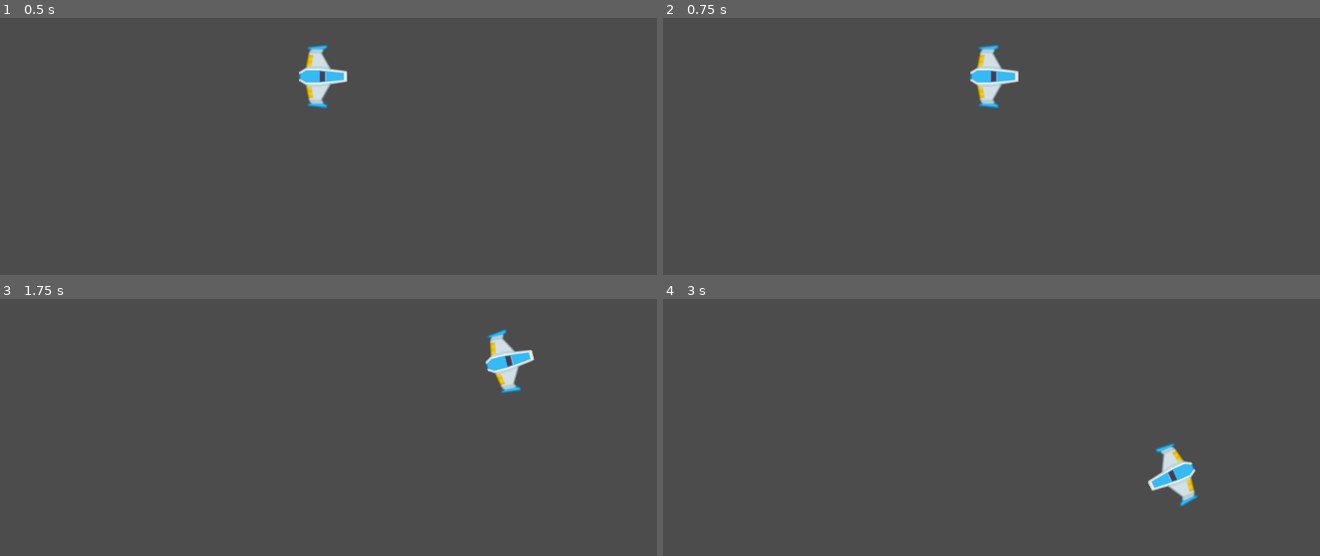
Above: before the commit, frames 1-4 (two rows, left to right).
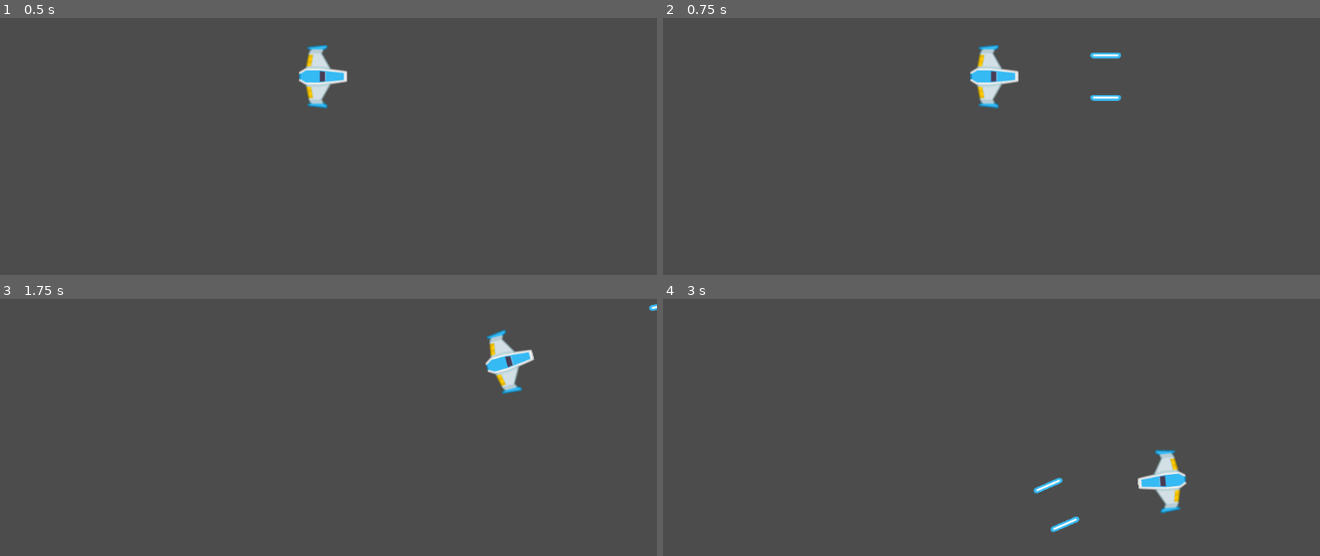
Above: after the commit, the same moments.

Repository: M1gu3lC/Juego_Meteoritos
Game: Godot game, scene res://Juego/Niveles/NivelTest.tscn
The game is run twice, just before and just after one commit, with the same random seed, the same clock (stepped at 60 frames per second) and the same inputs.
Inputs (mouse positions are in pixels of both pictures, inside the frame that each line leads up to):
- Up to frame 1 (0.5 s): no input
- Up to frame 2 (0.75 s): tap Enter at 0.5 s; move the mouse to (1136, 64) at 0.52 s; hold W (mover_adelante) from 0.53 s (still down); click (1136, 64) at 0.6 s
- Up to frame 3 (1.75 s): move the mouse to (197, 383) at 1.27 s; release W (mover_adelante) at 1.28 s; hold S (mover_atras) from 1.28 s (still down); tap A (rotar_antihorario) at 1.35 s; click (197, 383) at 1.55 s
- Up to frame 4 (3 s): move the mouse to (outside the picture) at 2.02 s; release S (mover_atras) at 2.03 s; hold D (rotar_horario) 2.03-2.78 s; hold W (mover_adelante) from 2.03 s (still down); click (outside the picture) at 2.3 s; move the mouse to (958, 440) at 2.77 s; click (958, 440) at 2.85 s

Frame 1 is identical in both runs. In frame 2, 0.2% of the frame differs, in the area x 65-70%, y 13-33%; in frame 3, 0.3%; in frame 4, 1.4%, in the area x 56-82%, y 55-91%.

Commit message:
semana 2 Clase 3
-Proyectil
-Cañon
-Disparo

Diff:
--- /dev/null
+++ b/Juego/Autoloads/Eventos.gd
@@ -0,0 +1,3 @@
+extends Node
+
+signal disparo(proyectil)
--- a/Juego/Naves/Player/Player.gd
+++ b/Juego/Naves/Player/Player.gd
@@ -8,6 +8,9 @@
 ## Atributos
 var empuje:Vector2 = Vector2.ZERO
 var dir_rotacion:int = 0
+
+## Atributos onready
+onready var canion:Canion = $Canion
 
 ## Metodos
 func _integrate_forces(state: Physics2DDirectBodyState) -> void:
@@ -34,3 +37,10 @@
 		dir_rotacion -= 1
 	elif Input.is_action_pressed("rotar_horario"):
 		dir_rotacion += 1
+
+## Disparo
+	if Input.is_action_just_pressed("disparo_principal"):
+		canion.set_esta_disparando(true)
+
+	if Input.is_action_just_released("disparo_principal"):
+		canion.set_esta_disparando(false)
--- a/Juego/Naves/Player/Player.tscn
+++ b/Juego/Naves/Player/Player.tscn
@@ -1,8 +1,9 @@
-[gd_scene load_steps=5 format=2]
+[gd_scene load_steps=6 format=2]
 
 [ext_resource path="res://Juego/Naves/Player/player_blue.png" type="Texture" id=1]
 [ext_resource path="res://Juego/Naves/Player/MaterialFisico.tres" type="PhysicsMaterial" id=2]
 [ext_resource path="res://Juego/Naves/Player/Player.gd" type="Script" id=3]
+[ext_resource path="res://Juego/Proyectiles/Canion.tscn" type="PackedScene" id=4]
 
 [sub_resource type="CircleShape2D" id=1]
 radius = 35.0571
@@ -20,3 +21,14 @@
 
 [node name="CollisionShape2D" type="CollisionShape2D" parent="."]
 shape = SubResource( 1 )
+
+[node name="Canion" parent="." instance=ExtResource( 4 )]
+position = Vector2( -2, 0 )
+
+[node name="PuntoIzquierdo" parent="Canion" index="0"]
+position = Vector2( 0, -33 )
+
+[node name="PuntoDerecho" parent="Canion" index="1"]
+position = Vector2( 0, 33 )
+
+[editable path="Canion"]
--- /dev/null
+++ b/Juego/Niveles/Nivel.gd
@@ -0,0 +1,22 @@
+class_name Nivel
+extends Node2D
+
+## Atributos Onready
+onready var contenedor_proyectiles:Node
+
+## Metodos
+func _ready() -> void:
+	conectar_seniales()
+	crear_contenedores()
+
+## Metodos Custom
+func conectar_seniales() -> void:
+	Eventos.connect("disparo", self, "_on_disparo")
+
+func crear_contenedores() -> void:
+	contenedor_proyectiles = Node.new()
+	contenedor_proyectiles.name = "ContedorProyectiles"
+	add_child(contenedor_proyectiles)
+
+func _on_disparo(proyectil:Proyectil) -> void:
+	contenedor_proyectiles.add_child(proyectil)
--- a/Juego/Niveles/NivelTest.tscn
+++ b/Juego/Niveles/NivelTest.tscn
@@ -1,11 +1,12 @@
-[gd_scene load_steps=2 format=2]
+[gd_scene load_steps=3 format=2]
 
 [ext_resource path="res://Juego/Naves/Player/Player.tscn" type="PackedScene" id=1]
+[ext_resource path="res://Juego/Niveles/Nivel.gd" type="Script" id=2]
 
 [node name="NivelTest" type="Node2D"]
+script = ExtResource( 2 )
 
 [node name="Player" parent="." instance=ExtResource( 1 )]
 position = Vector2( 504, 290 )
 gravity_scale = 0.0
 potencia_motor = 15
-potencia_rotacion = 250
--- /dev/null
+++ b/Juego/Proyectiles/Area2D.tscn
@@ -0,0 +1,9 @@
+[gd_scene format=2]
+
+[node name="Proyectil" type="Area2D"]
+
+[node name="Sprite" type="Sprite" parent="."]
+
+[node name="CollisionShape2D" type="CollisionShape2D" parent="."]
+
+[node name="VisibilityNotifier2D" type="VisibilityNotifier2D" parent="."]
--- /dev/null
+++ b/Juego/Proyectiles/Canion.gd
@@ -0,0 +1,53 @@
+class_name Canion
+extends Node2D
+
+## Atributos export
+export var proyectil:PackedScene = null
+export var cadencia_disparo:float = 0.8
+export var velocidad_proyectil:int = 100
+export var danio_proyectil:int = 1
+
+## Atributos onready
+onready var timer_enfriamiento:Timer = $TimerEnfriamiento
+onready var disparo_sfx:AudioStreamPlayer2D = $DisparoSFX
+onready var esta_frio:bool = true
+onready var esta_disparando:bool = false setget set_esta_disparando
+
+## Atributos
+var puntos_disparo:Array = []
+
+## Setters y Getters
+func set_esta_disparando(disparando: bool) -> void:
+	esta_disparando = disparando
+
+## Metodos
+func _ready() -> void:
+	almacenar_puntos_disparo()
+	timer_enfriamiento.wait_time = cadencia_disparo
+
+func _process(_delta: float) -> void:
+	if esta_disparando and esta_frio:
+		disparar()
+
+## Metodos Custom
+func almacenar_puntos_disparo() -> void:
+	for nodo in get_children():
+		if nodo is Position2D:
+			puntos_disparo.append(nodo)
+
+func disparar() -> void:
+	esta_frio = false
+	disparo_sfx.play()
+	timer_enfriamiento.start()
+	for punto_disparo in puntos_disparo:
+		var new_proyectil:Proyectil = proyectil.instance()
+		new_proyectil.crear(
+			punto_disparo.global_position,
+			get_owner().rotation,
+			velocidad_proyectil,
+			danio_proyectil
+		)
+		Eventos.emit_signal("disparo", new_proyectil)
+
+func _on_TimerEnfriamiento_timeout() -> void:
+	esta_frio = true
--- /dev/null
+++ b/Juego/Proyectiles/Canion.tscn
@@ -0,0 +1,23 @@
+[gd_scene load_steps=4 format=2]
+
+[ext_resource path="res://Juego/Proyectiles/Canion.gd" type="Script" id=1]
+[ext_resource path="res://Juego/Proyectiles/Proyectil.tscn" type="PackedScene" id=2]
+[ext_resource path="res://Juego/Proyectiles/Disparo_Laser_Player.ogg" type="AudioStream" id=3]
+
+[node name="Canion" type="Node2D"]
+script = ExtResource( 1 )
+proyectil = ExtResource( 2 )
+cadencia_disparo = 0.25
+velocidad_proyectil = 1600
+
+[node name="PuntoIzquierdo" type="Position2D" parent="."]
+
+[node name="PuntoDerecho" type="Position2D" parent="."]
+
+[node name="DisparoSFX" type="AudioStreamPlayer2D" parent="."]
+stream = ExtResource( 3 )
+bus = "SFX"
+
+[node name="TimerEnfriamiento" type="Timer" parent="."]
+
+[connection signal="timeout" from="TimerEnfriamiento" to="." method="_on_TimerEnfriamiento_timeout"]
--- /dev/null
+++ b/Juego/Proyectiles/Proyectil.gd
@@ -0,0 +1,20 @@
+class_name Proyectil
+extends Area2D
+
+## Atributos
+var velocidad: Vector2 = Vector2.ZERO
+var danio:float
+
+## Constructor
+func crear(pos: Vector2, dir: float, vel: float, danio_p: int) -> void:
+	position = pos
+	rotation = dir
+	velocidad = Vector2(vel, 0).rotated(dir)
+
+## Metodos
+func _physics_process(delta: float) -> void:
+	position += velocidad * delta
+
+
+func _on_VisibilityNotifier2D_screen_exited() -> void:
+	queue_free()
--- /dev/null
+++ b/Juego/Proyectiles/Proyectil.tscn
@@ -0,0 +1,27 @@
+[gd_scene load_steps=4 format=2]
+
+[ext_resource path="res://Juego/Proyectiles/Proyectil_Player.png" type="Texture" id=1]
+[ext_resource path="res://Juego/Proyectiles/Proyectil.gd" type="Script" id=2]
+
+[sub_resource type="CapsuleShape2D" id=1]
+radius = 6.0
+height = 28.9231
+
+[node name="Proyectil" type="Area2D"]
+scale = Vector2( 1.3, 1 )
+script = ExtResource( 2 )
+
+[node name="Sprite" type="Sprite" parent="."]
+rotation = 1.5708
+texture = ExtResource( 1 )
+
+[node name="CollisionShape2D" type="CollisionShape2D" parent="."]
+rotation = 1.5708
+shape = SubResource( 1 )
+
+[node name="VisibilityNotifier2D" type="VisibilityNotifier2D" parent="."]
+modulate = Color( 0.886275, 0.0784314, 0.0470588, 1 )
+position = Vector2( 3.8743e-07, 1.78814e-07 )
+scale = Vector2( 1.92308, 0.6 )
+
+[connection signal="screen_exited" from="VisibilityNotifier2D" to="." method="_on_VisibilityNotifier2D_screen_exited"]
--- /dev/null
+++ b/default_bus_layout.tres
@@ -0,0 +1,10 @@
+[gd_resource type="AudioBusLayout" format=2]
+
+[resource]
+bus/0/volume_db = -2.24806
+bus/1/name = "SFX"
+bus/1/solo = false
+bus/1/mute = false
+bus/1/bypass_fx = false
+bus/1/volume_db = 1.45823
+bus/1/send = "Master"
--- a/project.godot
+++ b/project.godot
@@ -9,13 +9,31 @@
 config_version=4
 
 _global_script_classes=[ {
+"base": "Node2D",
+"class": "Canion",
+"language": "GDScript",
+"path": "res://Juego/Proyectiles/Canion.gd"
+}, {
+"base": "Node2D",
+"class": "Nivel",
+"language": "GDScript",
+"path": "res://Juego/Niveles/Nivel.gd"
+}, {
 "base": "RigidBody2D",
 "class": "Player",
 "language": "GDScript",
 "path": "res://Juego/Naves/Player/Player.gd"
+}, {
+"base": "Area2D",
+"class": "Proyectil",
+"language": "GDScript",
+"path": "res://Juego/Proyectiles/Proyectil.gd"
 } ]
 _global_script_class_icons={
-"Player": ""
+"Canion": "",
+"Nivel": "",
+"Player": "",
+"Proyectil": ""
 }
 
 [application]
@@ -23,6 +41,10 @@
 config/name="Juego Meteoritos"
 run/main_scene="res://Juego/Niveles/NivelTest.tscn"
 config/icon="res://icon.png"
+
+[autoload]
+
+Eventos="*res://Juego/Autoloads/Eventos.gd"
 
 [input]
 
@@ -50,6 +72,11 @@
 , Object(InputEventKey,"resource_local_to_scene":false,"resource_name":"","device":0,"alt":false,"shift":false,"control":false,"meta":false,"command":false,"pressed":false,"scancode":16777231,"physical_scancode":0,"unicode":0,"echo":false,"script":null)
  ]
 }
+disparo_principal={
+"deadzone": 0.5,
+"events": [ Object(InputEventMouseButton,"resource_local_to_scene":false,"resource_name":"","device":0,"alt":false,"shift":false,"control":false,"meta":false,"command":false,"button_mask":0,"position":Vector2( 0, 0 ),"global_position":Vector2( 0, 0 ),"factor":1.0,"button_index":1,"pressed":false,"doubleclick":false,"script":null)
+ ]
+}
 
 [physics]
 
Not shown, added: Juego/Proyectiles/Disparo_Laser_Player.ogg.import
Binary file added: Juego/Proyectiles/Proyectil_Player.png
Not shown, added: Juego/Proyectiles/Proyectil_Player.png.import
Not shown, added: Juego/Proyectiles/Disparo_Laser_Player.ogg
